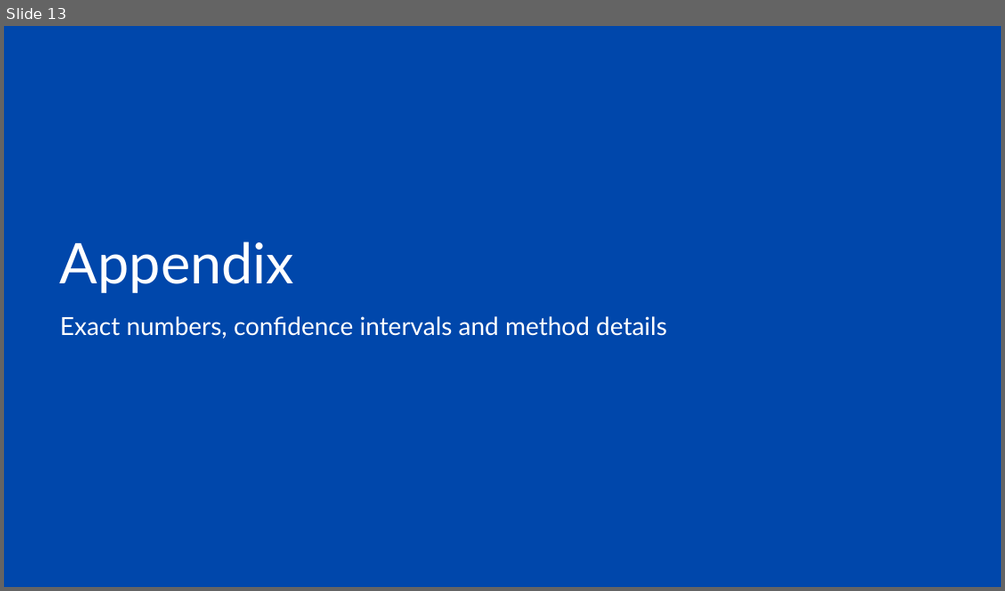
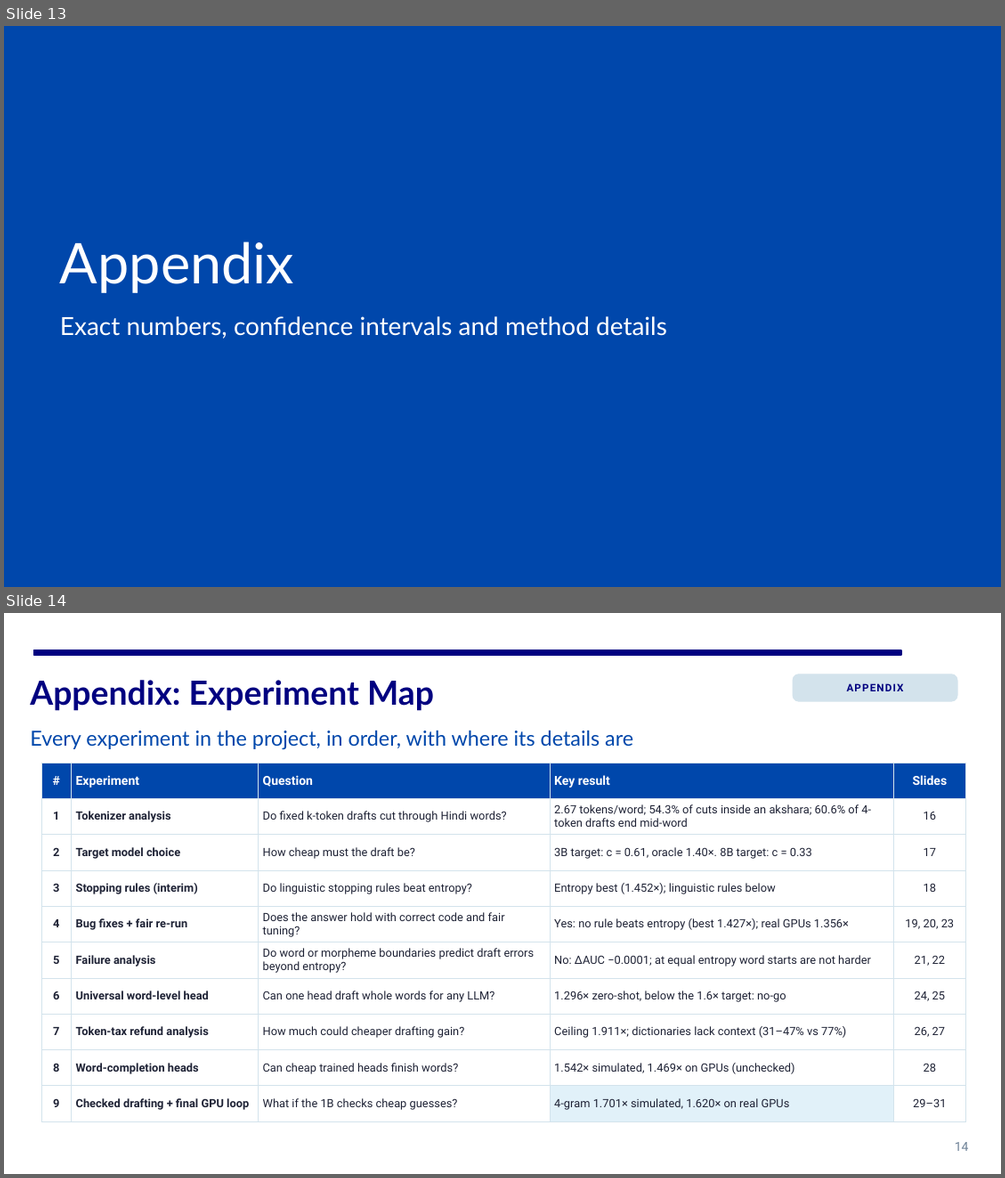
Before and after one commit to https-kanika/Linguistically-guided-MTP, a slide deck: docs/presentation/CS769_final_presentation.pptx. Shown one above the other, each under a label of ours: slide 13 before the commit, slides 13 and 14 after it. The pictures are 1005x591 and 1005x1178 pixels, drawn with LibreOffice and Linux fonts; fonts in the diff are those of the drawing. Boxes give left, top, right and bottom in pixels: in the first picture for what was removed or moved away, otherwise in the second. Text is boxed around its words. In the diff, an @@ line names an element or a change of style, - is before the commit and + after.

Commit message:
Presentation: comprehensive appendix (experiment map, setup, full tables for every experiment); flow fixes

```diff
--- a/docs/presentation/CS769_final_presentation.pptx
+++ b/docs/presentation/CS769_final_presentation.pptx
@@ slide 14 added at box(4, 613, 1001, 1174), background #FFFFFF @@
@@ rectangle added at box(34, 650, 901, 655), fill #000080, outline #000080 1 pt @@
@@ text added at box(30, 680, 434, 711), 32 pt, text #000080, bold @@
+Appendix: Experiment Map
@@ rounded rectangle added at box(793, 674, 957, 701), fill #D3E3EC, outline #D3E3EC 1 pt @@
@@ text added at box(793, 674, 957, 701), 10 pt, text #000080, bold @@
+APPENDIX
@@ text added at box(30, 730, 633, 750), 20 pt, text #0047AB @@
+Every experiment in the project, in order, with where its details are
@@ table added at box(41, 763, 966, 1113), 10 rows, 5 columns @@
+# | Experiment | Question | Key result | Slides
+1 | Tokenizer analysis | Do fixed k-token drafts cut through Hindi words? | 2.67 tokens/word; 54.3% of cuts inside an akshara; 60.6% of 4-token drafts end mid-word | 16
+2 | Target model choice | How cheap must the draft be? | 3B target: c = 0.61, oracle 1.40×. 8B target: c = 0.33 | 17
+3 | Stopping rules (interim) | Do linguistic stopping rules beat entropy? | Entropy best (1.452×); linguistic rules below | 18
+4 | Bug fixes + fair re-run | Does the answer hold with correct code and fair tuning? | Yes: no rule beats entropy (best 1.427×); real GPUs 1.356× | 19, 20, 23
+5 | Failure analysis | Do word or morpheme boundaries predict draft errors beyond entropy? | No: ΔAUC −0.0001; at equal entropy word starts are not harder | 21, 22
+6 | Universal word-level head | Can one head draft whole words for any LLM? | 1.296× zero-shot, below the 1.6× target: no-go | 24, 25
+7 | Token-tax refund analysis | How much could cheaper drafting gain? | Ceiling 1.911×; dictionaries lack context (31–47% vs 77%) | 26, 27
+8 | Word-completion heads | Can cheap trained heads finish words? | 1.542× simulated, 1.469× on GPUs (unchecked) | 28
+9 | Checked drafting + final GPU loop | What if the 1B checks cheap guesses? | 4-gram 1.701× simulated, 1.620× on real GPUs | 29–31
@@ text added at box(955, 1142, 969, 1151), 12 pt, text #6D8196 @@
+14
```
Also in this commit, not shown: 11 slides changed, 7 other slides added, 1 other file.
